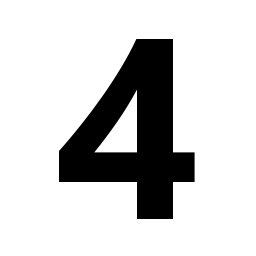
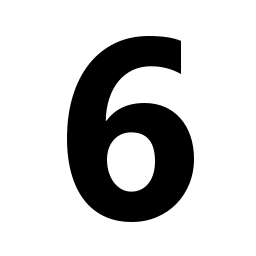
Before/after of a (256, 256) layered artwork. What changed in the layer stack:
renamed "4" to "6", painted on it over box(59, 36, 195, 222)
